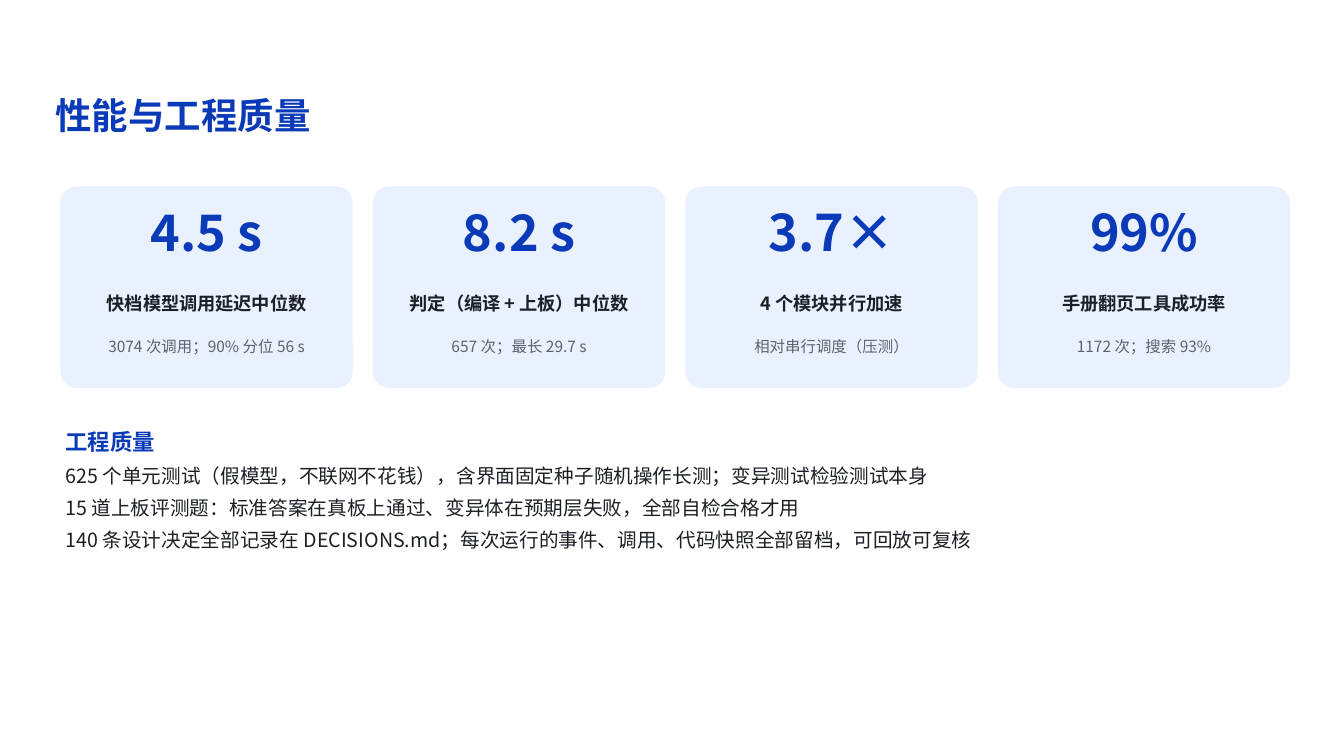
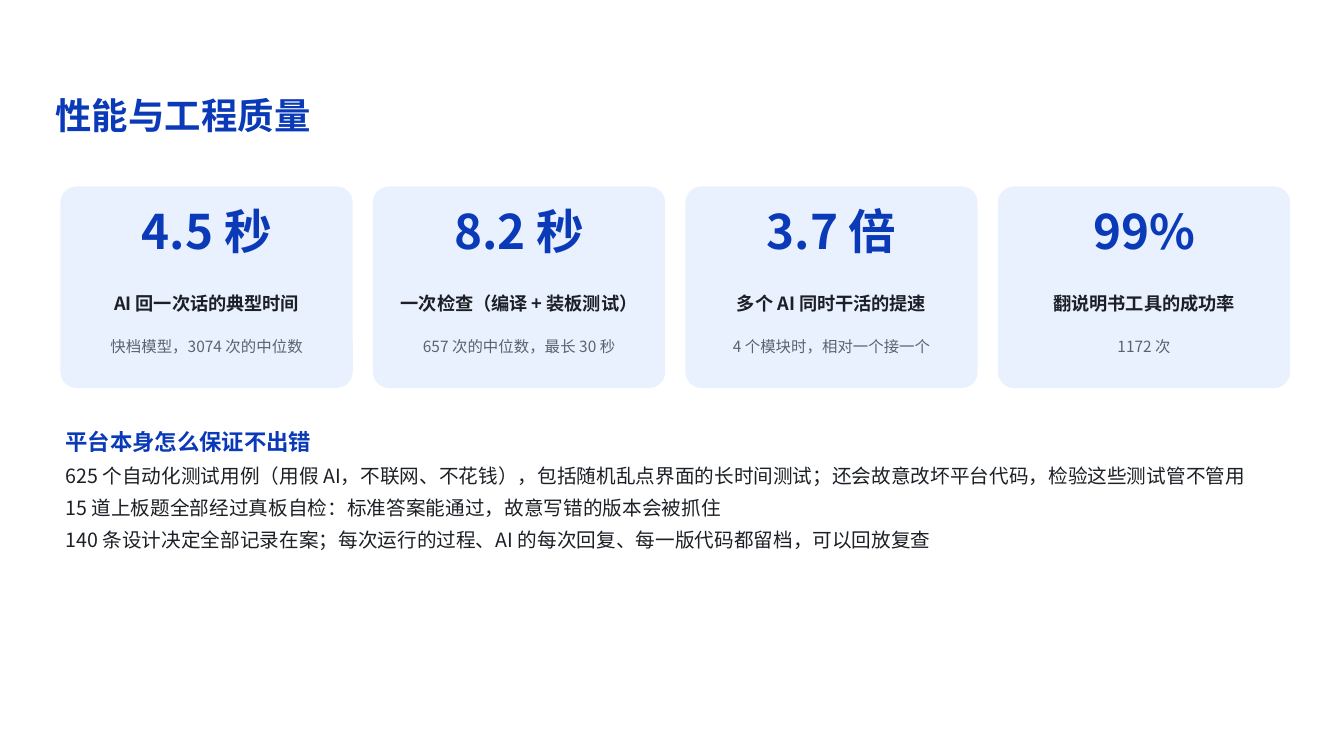
Before and after one commit to z-xxkk/firmforge, a slide deck: slide 15 of submission/方案讲解.pptx. Drawn at 1344x756 pixels with LibreOffice and Linux fonts; fonts in the diff are those of the drawing; background and template pictures are left out. Boxes give left, top, right and bottom in pixels: in the first picture for what was removed or moved away, otherwise in the second. Text is boxed around its words. In the diff, an @@ line names an element or a change of style, - is before the commit and + after.

```diff
--- a/submission/方案讲解.pptx
+++ b/submission/方案讲解.pptx
@@ text at box(142, 208, 272, 254): text changed; size 36 to 34 pt @@
-4.5 s
+4.5 秒
@@ text at box(454, 208, 584, 254): text changed; size 36 to 34 pt @@
-8.2 s
+8.2 秒
@@ text at box(767, 208, 897, 254): text changed; size 36 to 34 pt @@
-3.7×
+3.7 倍
@@ text "99%" at box(1093, 213, 1195, 250): size 36 to 34 pt @@
@@ text at box(114, 294, 299, 312): text changed @@
-快档模型调用延迟中位数
+AI 回一次话的典型时间
@@ text at box(401, 294, 638, 312): text changed @@
-判定（编译 + 上板）中位数
+一次检查（编译 + 装板测试）
@@ text at box(737, 294, 926, 312): text changed @@
-4 个模块并行加速
+多个 AI 同时干活的提速
@@ text at box(1053, 294, 1234, 312): text changed @@
-手册翻页工具成功率
+翻说明书工具的成功率
@@ text at box(110, 339, 302, 354): text changed @@
-3074 次调用；90% 分位 56 s
+快档模型，3074 次的中位数
@@ text at box(423, 339, 615, 354): text changed @@
-657 次；最长 29.7 s
+657 次的中位数，最长 30 秒
@@ text at box(733, 339, 930, 354): text changed @@
-相对串行调度（压测）
+4 个模块时，相对一个接一个
@@ text at box(1117, 339, 1170, 353): text changed @@
-1172 次；搜索 93%
+1172 次
@@ text at box(65, 431, 1245, 550): text changed @@
-工程质量
-625 个单元测试（假模型，不联网不花钱），含界面固定种子随机操作长测；变异测试检验测试本身
-15 道上板评测题：标准答案在真板上通过、变异体在预期层失败，全部自检合格才用
-140 条设计决定全部记录在 DECISIONS.md；每次运行的事件、调用、代码快照全部留档，可回放可复核
+平台本身怎么保证不出错
+625 个自动化测试用例（用假 AI，不联网、不花钱），包括随机乱点界面的长时间测试；还会故意改坏平台代码，检验这些测试管不管用
+15 道上板题全部经过真板自检：标准答案能通过，故意写错的版本会被抓住
+140 条设计决定全部记录在案；每次运行的过程、AI 的每次回复、每一版代码都留档，可以回放复查
```
Also in this commit, not shown: 13 other slides changed, 1 slide added, 1 slide removed, 1 other file.
